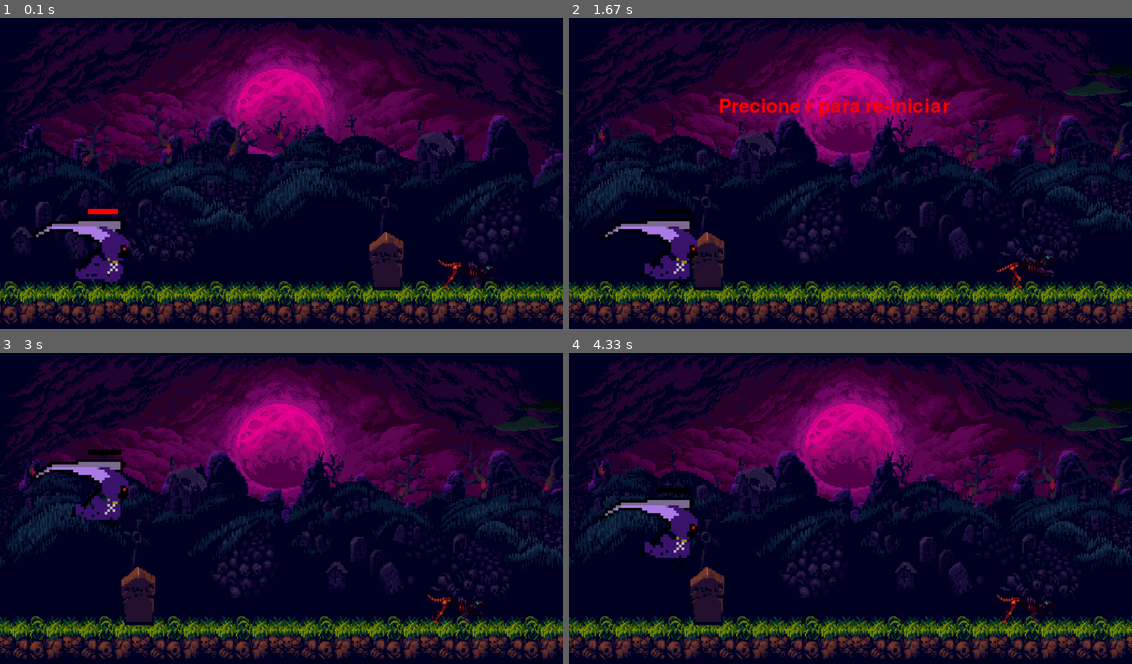
Above: before the commit, frames 1-4 (two rows, left to right).
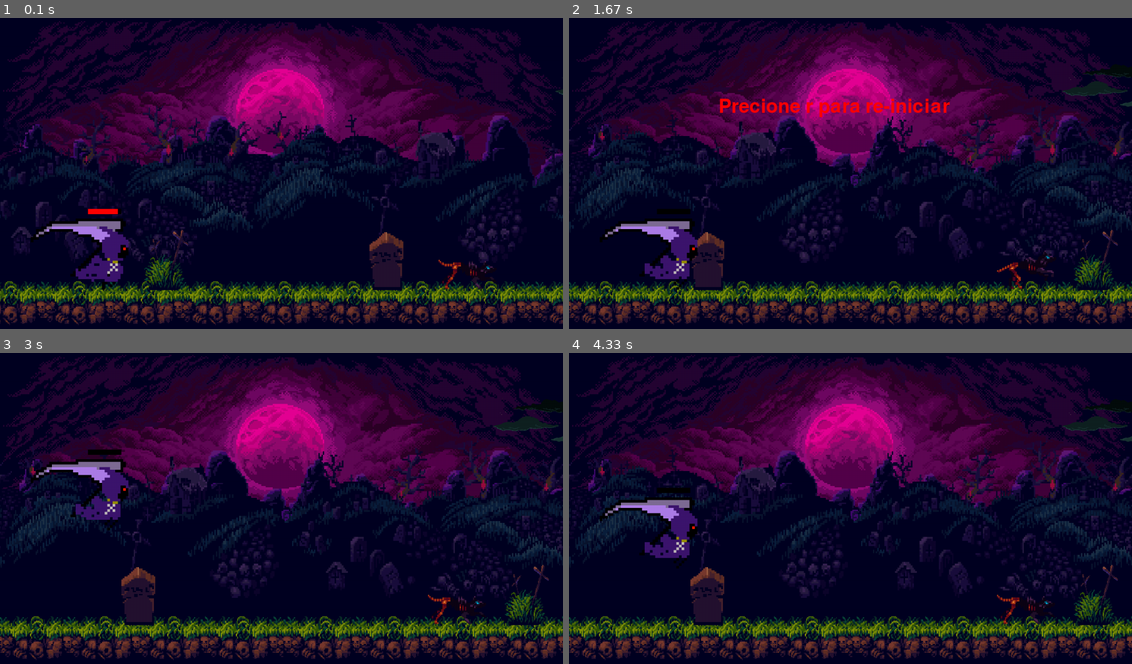
Above: after the commit, the same moments.

Repository: mmvbs/Cleanse-your-ghost
Game: pygame game, started from CYG.py
Same seed, same stepped clock (60 frames per second), same inputs: the game is played once before the commit and once after it.
Inputs:
- Up to frame 1 (0.1 s): no input
- Up to frame 2 (1.67 s): tap Space at 0.33, 0.73, 1.03, 1.57 s
- Up to frame 3 (3 s): tap Space at 1.87, 2.07, 2.37, 2.63, 2.97 s
- Up to frame 4 (4.33 s): tap Space at 3.27, 3.4, 4.2 s; hold R 3.33-3.7 s

The runs differ from the first frame. In frame 1, 0.5% of the frame differs, in the area x 25-34%, y 68-88%; in frame 2, 0.5%, in the area x 89-98%, y 68-88%; in frame 3, 0.5%; in frame 4, 0.5%.

Commit message:
Moita no mapa

Diff:
--- a/CYG.py
+++ b/CYG.py
@@ -7,6 +7,7 @@
 import classes.nuvem as nu
 import classes.tumulos as tu
 import classes.fantasma as fa
+import classes.moita as mo
 
 pygame.init()
 
@@ -26,6 +27,8 @@
 nuvem.load_images()
 tumulo = tu.Tumulos(largura, altura, tela)
 tumulo.load_images()
+moita = mo.Moita(largura, altura, tela)
+moita.load_images()
 fantasma = fa.Fantasma(largura, altura, tela)
 
 #fantasma.load_images()
@@ -39,6 +42,8 @@
     nuvem.load_images()
     tumulo = tu.Tumulos(largura, altura, tela)
     tumulo.load_images()
+    moita = mo.Moita(largura, altura, tela)
+    moita.load_images()
     fantasma = fa.Fantasma(largura, altura, tela)
 # Loop principal do jogo
 running = True
@@ -52,12 +57,14 @@
     tela.fill("black")
     mundo.update()
     tumulo.update()
+    moita.update()
     nuvem.update()
     fantasma.update()
         # Desenha
     mundo.draw()
     fantasma.draw()
     tumulo.draw()
+    moita.draw()
     nuvem.draw()
     jogador.draw()
     jogador.run()
@@ -67,6 +74,7 @@
         tela.blit(pygame.font.Font.render(pygame.font.Font(None, 64), "Você capturou o fantasma", True, (0, 255, 0)), ((largura/2)-200, altura/2))
         mundo.velocidade = 0
         tumulo.velocidade = 0
+        moita.velocidade = 0
         nuvem.velocidade = 0
         fantasma.velocidade = 0
         tela.blit(pygame.font.Font.render(pygame.font.Font(None, 64), "Precione r para re-iniciar", True, (255, 0, 0)), ((largura/2)-300, altura/4))
@@ -86,6 +94,7 @@
          #  tela.blit(pygame.font.Font.render(pygame.font.Font(None, 64), "Você perdeu", True, (255, 0, 0)), ((largura/2)-200, altura/2))
         mundo.velocidade = 0
         tumulo.velocidade = 0
+        moita.velocidade = 0
         nuvem.velocidade = 0
         fantasma.velocidade = 0
         tela.blit(pygame.font.Font.render(pygame.font.Font(None, 64), "Precione r para re-iniciar", True, (255, 0, 0)), ((largura/2)-300, altura/4))
@@ -93,8 +102,10 @@
 
         if pygame.key.get_pressed()[pygame.K_r]:
             tumulo.stone1_x = 900
+            moita.bushLarge_x = 400
             mundo.velocidade = 12
             tumulo.velocidade = 12
+            moita.velocidade = 12
             nuvem.velocidade = 3
             jogador.rect.x = 100
             jogador.rect.y = 500
--- /dev/null
+++ b/classes/moita.py
@@ -0,0 +1,30 @@
+import pygame
+import os
+
+class Moita:
+    def __init__(self, largura, altura, tela):
+        self.largura = largura
+        self.altura = altura
+        self.tela = tela
+        self.velocidade = 12
+        self.bushLarge_x = 400
+        self.bushLarge_y = 480
+        self.rect = pygame.Rect(self.bushLarge_x, 500, 90, 100)
+
+
+
+    def load_images(self):
+        base_path = os.path.abspath(os.path.join(os.path.dirname(__file__), '..', 'texturas'))
+        sprite_path = os.path.join(base_path, "bush-large.png")
+        self.bushLarge = pygame.image.load(sprite_path)
+        self.bushLarge = pygame.transform.scale(self.bushLarge, (100, 140))
+        self.image = self.bushLarge
+        self.image_rect = self.image.get_rect()
+
+    def draw(self):
+         self.tela.blit(self.bushLarge, (self.bushLarge_x, 480))
+    def update(self):
+        self.bushLarge_x -= self.velocidade
+        if self.bushLarge_x <= -self.bushLarge.get_width():
+            self.bushLarge_x = self.largura
+        self.rect.topleft = (self.bushLarge_x, 500)
--- a/classes/mundo.py
+++ b/classes/mundo.py
@@ -12,6 +12,7 @@
         self.chao_x = 0
         self.bg_x = 0
         self.stone1_x = 640  # Posição inicial do obstáculo
+        self.bushLarge_x = 700
 
         # Velocidade de movimento
         self.velocidade = 12
